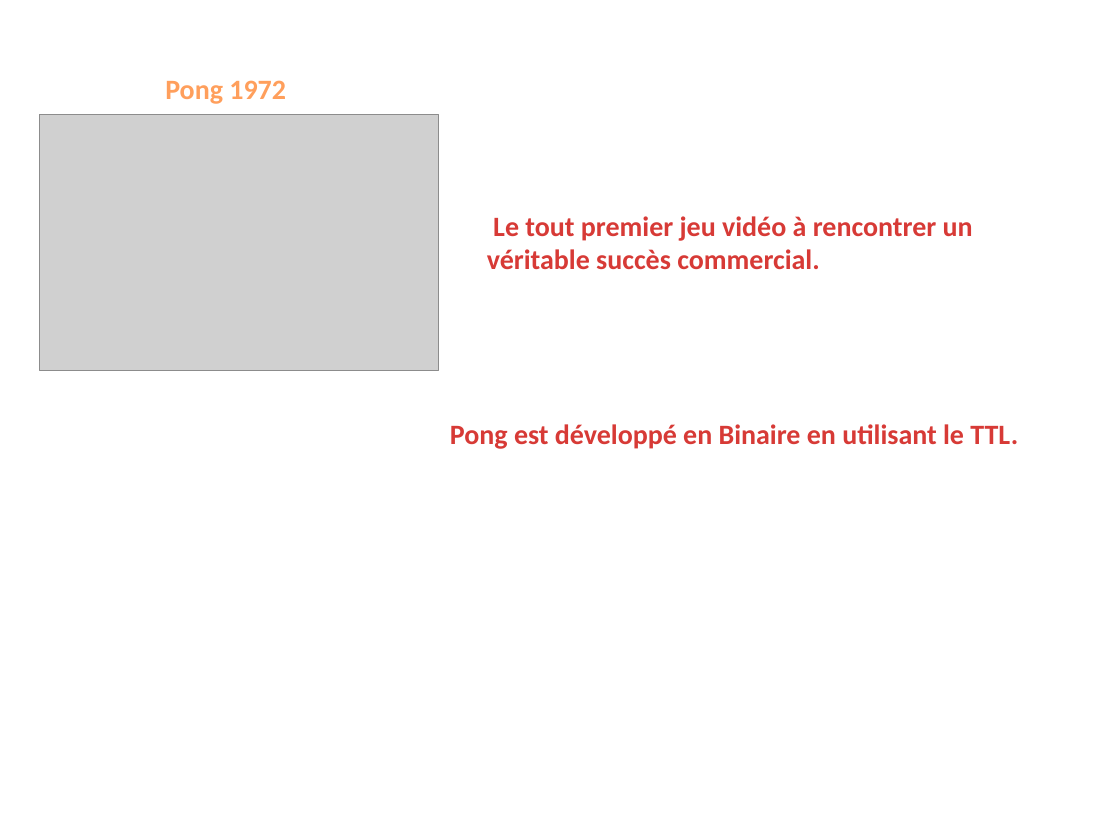
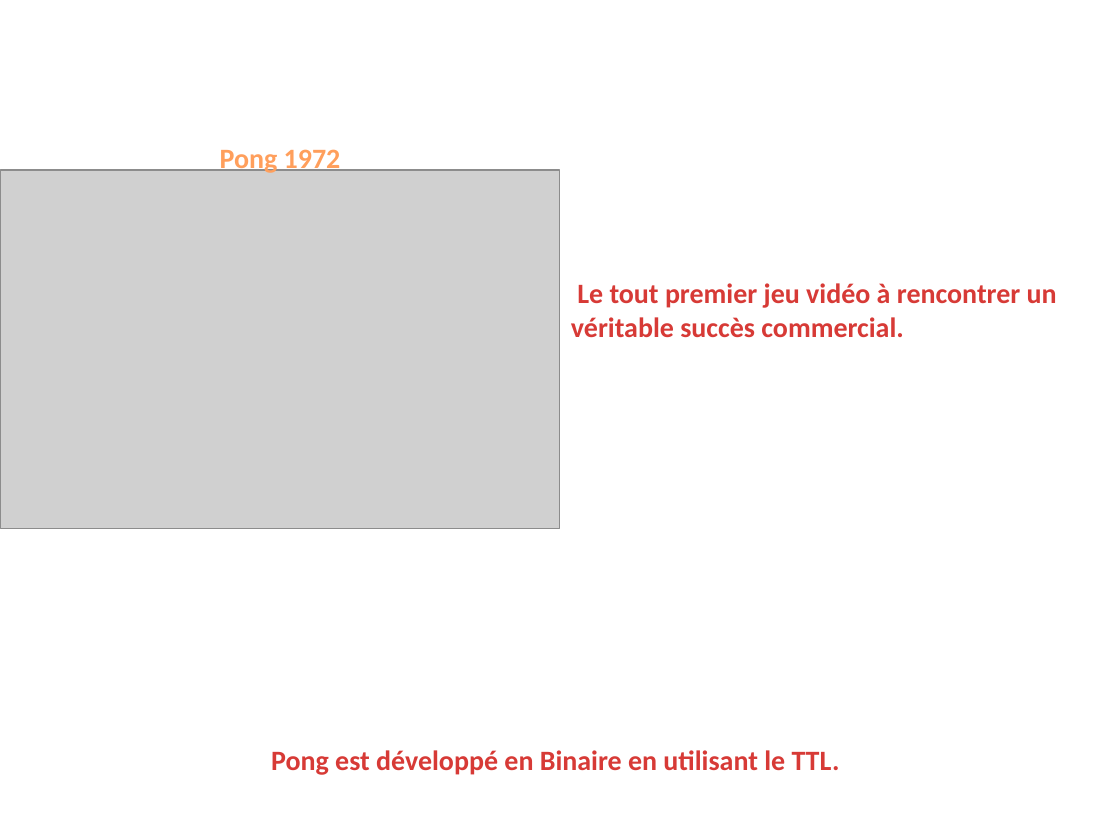
Before and after one commit to SylvainTorrenti/expos-, a slide deck: slide 3 of PowerPoint/Les Jeux Vidéo.pptx. Drawn at 1120x840 pixels with LibreOffice and Linux fonts; fonts in the diff are those of the drawing; grey boxes stand for pictures; background and template pictures are left out. Boxes give left, top, right and bottom in pixels: in the first picture for what was removed or moved away, otherwise in the second. Text is boxed around its words. In the diff, an @@ line names an element or a change of style, - is before the commit and + after.

Commit message:
up

```diff
--- a/PowerPoint/Les Jeux Vidéo.pptx
+++ b/PowerPoint/Les Jeux Vidéo.pptx
@@ text "Pong 1972": place and size @@
-text "Pong 1972" at (165, 80, 286, 104)
+text "Pong 1972" at (220, 149, 341, 175)
@@ text "Pong 1972" at (220, 149, 341, 175): alignment left to centre @@
@@ picture: place and size @@
-picture at (39, 114, 439, 370)
+picture at (0, 170, 560, 529)
@@ text "Le tout premier jeu vidéo ...": place and size @@
-text "Le tout premier jeu vidéo ..." at (487, 216, 973, 269)
+text "Le tout premier jeu vidéo ..." at (571, 283, 1057, 337)
@@ text "Pong est développé en Binaire ...": place and size @@
-text "Pong est développé en Binaire ..." at (450, 424, 1018, 449)
+text "Pong est développé en Binaire ..." at (271, 750, 840, 775)
```
